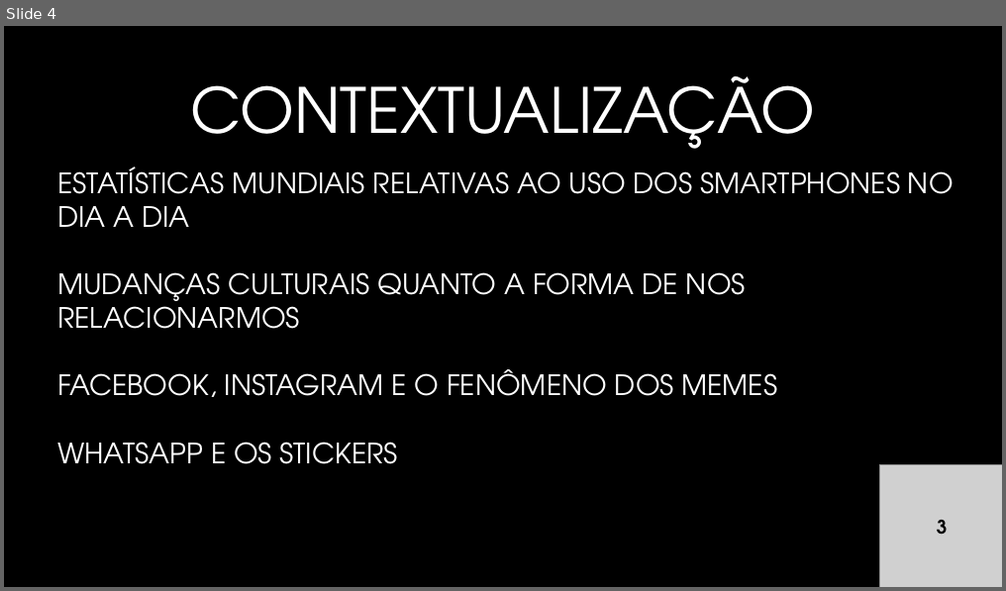
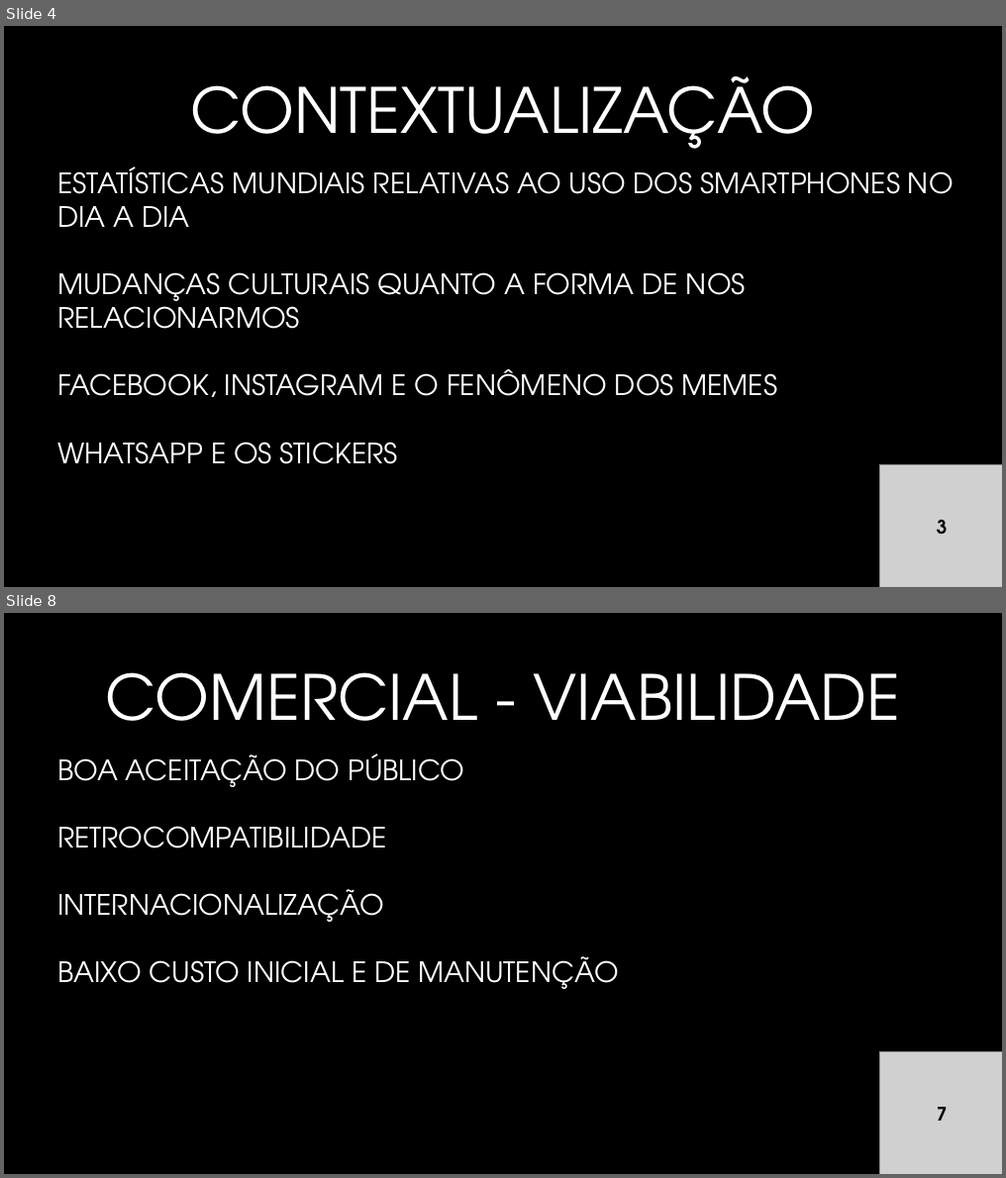
Before and after one commit to rafaelcavalieri/GalleryApp, a slide deck: docs/apresentação tcc.pptx. Shown one above the other, each under a label of ours: slide 4 before the commit, slides 4 and 8 after it; the slides between them are not shown. The pictures are 1006x591 and 1006x1178 pixels, drawn with LibreOffice and Linux fonts; fonts in the diff are those of the drawing; grey boxes stand for pictures; background and template pictures are left out. Boxes give left, top, right and bottom in pixels: in the first picture for what was removed or moved away, otherwise in the second. Text is boxed around its words. In the diff, an @@ line names an element or a change of style, - is before the commit and + after.

```diff
--- a/docs/apresentação tcc.pptx
+++ b/docs/apresentação tcc.pptx
@@ slide 8 added at (x1=4, y1=613, x2=1002, y2=1174), background #000000 @@
@@ title added at (x1=106, y1=672, x2=900, y2=721), 60 pt, text #FFFFFF @@
+COMERCIAL - VIABILIDADE
@@ text added at (x1=57, y1=754, x2=619, y2=989), 27 pt, text #FFFFFF @@
+BOA ACEITAÇÃO DO PÚBLICO
+RETROCOMPATIBILIDADE
+INTERNACIONALIZAÇÃO
+BAIXO CUSTO INICIAL E DE MANUTENÇÃO
@@ picture added at (x1=880, y1=1053, x2=1002, y2=1174) @@
@@ text added at (x1=937, y1=1107, x2=947, y2=1121), 18 pt, text #000000, bold @@
+7
```
Also in this commit, not shown: 3 slides changed, 4 other slides added, 1 slide removed.
